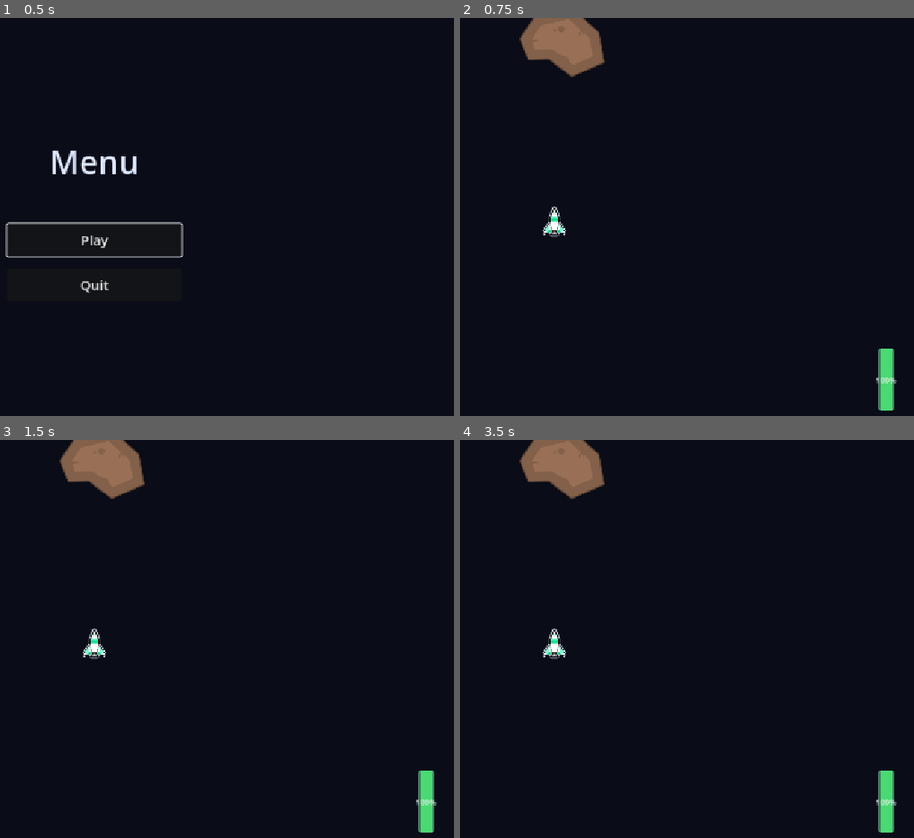
Above: before the commit, frames 1-4 (two rows, left to right).
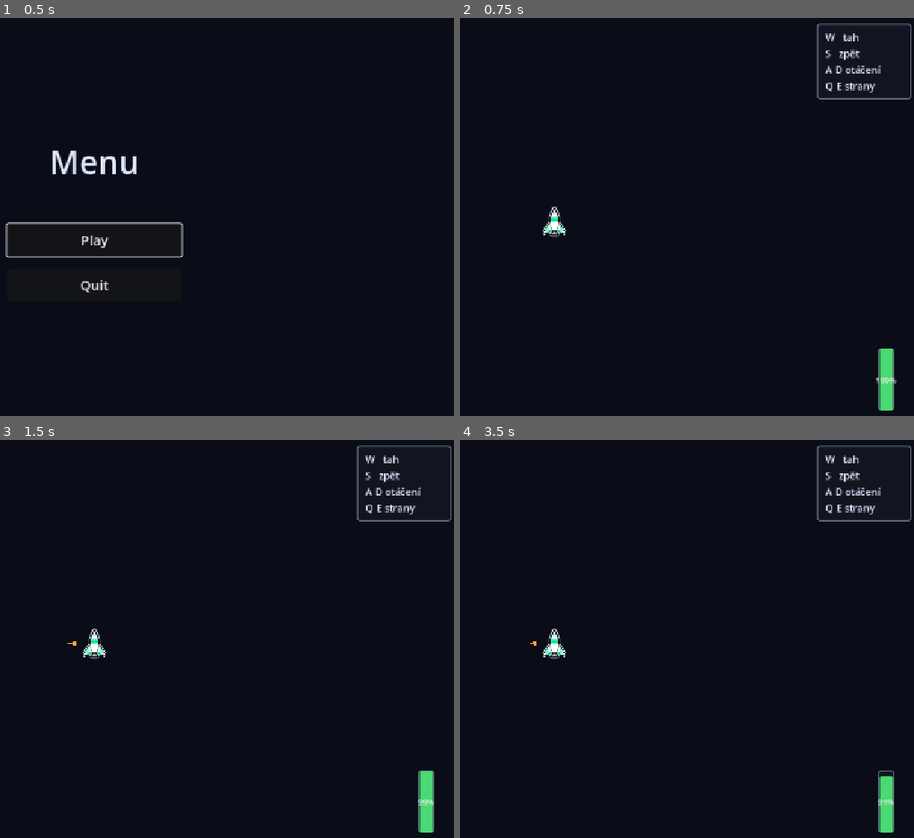
Above: after the commit, the same moments.

Repository: stopka007/Bakalarska-prace
Game: Godot game, scene res://MainScenes/main_menu.tscn
Same seed, same stepped clock (60 frames per second), same inputs: the game is played once before the commit and once after it.
Inputs:
- Up to frame 1 (0.5 s): no input
- Up to frame 2 (0.75 s): click "Play" at 0.5 s
- Up to frame 3 (1.5 s): tap Enter at 1.25 s; hold E (strafe_right, bound only after the commit) from 1.28 s (still down)
- Up to frame 4 (3.5 s): tap Space at 2 s; release E (strafe_right, bound only after the commit) at 2.03 s; hold S (thrust_reverse, bound only after the commit) 2.03-2.78 s; tap Enter at 2.75 s; hold E (strafe_right, bound only after the commit) from 2.78 s (still down)

Frame 1 is identical in both runs. In frame 2, 2.8% of the frame differs, in the area x 13-100%, y 0-21%; in frame 3, 2.9%; in frame 4, 3.0%, in the area x 13-100%, y 0-92%.

Commit message:
Pridana fyzika pro telesa

Diff:
--- a/MainScenes/gameplay.tscn
+++ b/MainScenes/gameplay.tscn
@@ -6,6 +6,23 @@
 [ext_resource type="Texture2D" uid="uid://byftwy5i4yn6l" path="res://Textures/meteorSmall.png" id="4_2x61r"]
 [ext_resource type="Script" uid="uid://dg0ttndag1ft2" path="res://Scripts/UI/FuelBar.gd" id="5_fuel"]
 [ext_resource type="PackedScene" uid="uid://b3hs3o4dokdd1" path="res://Scenes/PauseMenu.tscn" id="6_pause"]
+[ext_resource type="Script" uid="uid://dtp3eejcltyct" path="res://Scripts/Entities/GravityHazard.gd" id="7_hazard"]
+
+[sub_resource type="StyleBoxFlat" id="StyleBoxFlat_controls"]
+content_margin_left = 14.0
+content_margin_top = 10.0
+content_margin_right = 14.0
+content_margin_bottom = 10.0
+bg_color = Color(0.0784314, 0.0901961, 0.129412, 0.847059)
+border_width_left = 2
+border_width_top = 2
+border_width_right = 2
+border_width_bottom = 2
+border_color = Color(0.360784, 0.415686, 0.501961, 1)
+corner_radius_top_left = 4
+corner_radius_top_right = 4
+corner_radius_bottom_right = 4
+corner_radius_bottom_left = 4
 
 [sub_resource type="StyleBoxFlat" id="StyleBoxFlat_fuel_bg"]
 bg_color = Color(0.0784314, 0.0901961, 0.129412, 0.847059)
@@ -32,15 +49,15 @@
 
 [node name="Background" type="ColorRect" parent="." unique_id=1640067989]
 z_index = -100
-offset_left = -2856.0
-offset_top = -3387.0
-offset_right = 5144.0
-offset_bottom = 4613.0
+offset_left = -2910.0
+offset_top = -3410.0
+offset_right = 5090.0
+offset_bottom = 4590.0
 mouse_filter = 2
 color = Color(0.0392157, 0.047059, 0.0901961, 1)
 
 [node name="Ship" parent="." unique_id=1785474374 instance=ExtResource("1_ship")]
-position = Vector2(564, 411)
+position = Vector2(576, 614)
 
 [node name="Camera2D" type="Camera2D" parent="Ship" unique_id=1782656555]
 
@@ -53,6 +70,28 @@
 offset_bottom = 130.0
 script = ExtResource("2_hud")
 ship = NodePath("../../Ship")
+
+[node name="Controls" type="PanelContainer" parent="HUD" unique_id=1848769938]
+anchors_preset = -1
+anchor_left = 1.0580001
+anchor_top = -0.075
+anchor_right = 1.0580001
+anchor_bottom = -0.075
+offset_left = -222.81616
+offset_top = 57.600002
+offset_right = -70.81616
+offset_bottom = 178.6
+grow_horizontal = 0
+theme_override_styles/panel = SubResource("StyleBoxFlat_controls")
+
+[node name="Label" type="Label" parent="HUD/Controls" unique_id=1156757753]
+layout_mode = 2
+theme_override_colors/font_color = Color(0.870588, 0.909804, 1, 1)
+theme_override_font_sizes/font_size = 16
+text = "W   tah
+S   zpět
+A D otáčení
+Q E strany"
 
 [node name="FuelBar" type="ProgressBar" parent="HUD" unique_id=1165107407 node_paths=PackedStringArray("ship")]
 anchors_preset = -1
@@ -74,11 +113,49 @@
 ship = NodePath("../../Ship")
 
 [node name="MeteorBig" type="Sprite2D" parent="." unique_id=649507616]
-position = Vector2(576, 126)
+position = Vector2(373.00003, 162)
+scale = Vector2(0.99264705, 0.9864865)
 texture = ExtResource("3_3tnba")
+script = ExtResource("7_hazard")
+body_mass = 500.0
+
+[node name="MeteorBig4" type="Sprite2D" parent="." unique_id=338710569]
+position = Vector2(734, -305.99997)
+scale = Vector2(0.99264705, 0.9864865)
+texture = ExtResource("3_3tnba")
+script = ExtResource("7_hazard")
+body_mass = 500.0
+
+[node name="MeteorBig2" type="Sprite2D" parent="." unique_id=1146333795]
+position = Vector2(329.99997, -93)
+scale = Vector2(0.99264705, 0.9864865)
+texture = ExtResource("3_3tnba")
+script = ExtResource("7_hazard")
+body_mass = 500.0
+
+[node name="MeteorBig3" type="Sprite2D" parent="." unique_id=488040720]
+position = Vector2(943, -119.99997)
+scale = Vector2(0.99264705, 0.9864865)
+texture = ExtResource("3_3tnba")
+script = ExtResource("7_hazard")
+body_mass = 500.0
 
 [node name="MeteorSmall" type="Sprite2D" parent="." unique_id=1852245051]
-position = Vector2(522, -279)
+position = Vector2(692, 51)
 texture = ExtResource("4_2x61r")
+script = ExtResource("7_hazard")
+body_mass = 50.0
+
+[node name="MeteorSmall2" type="Sprite2D" parent="." unique_id=1756558283]
+position = Vector2(685, -55)
+texture = ExtResource("4_2x61r")
+script = ExtResource("7_hazard")
+body_mass = 50.0
+
+[node name="MeteorSmall3" type="Sprite2D" parent="." unique_id=1257579025]
+position = Vector2(595, -74)
+texture = ExtResource("4_2x61r")
+script = ExtResource("7_hazard")
+body_mass = 50.0
 
 [node name="PauseMenu" parent="." unique_id=2083198429 instance=ExtResource("6_pause")]
--- a/Scenes/Ship.tscn
+++ b/Scenes/Ship.tscn
@@ -17,6 +17,36 @@
 polygon = PackedVector2Array(-9, 0, 9, 0, 0, 30)
 script = ExtResource("2_flame")
 
+[node name="FlameReverse" type="Polygon2D" parent="."]
+visible = false
+position = Vector2(0, -30)
+rotation = 3.1415927
+color = Color(1, 0.639216, 0.239216, 1)
+polygon = PackedVector2Array(-9, 0, 9, 0, 0, 30)
+script = ExtResource("2_flame")
+channel = 1
+size_scale = 0.4
+
+[node name="FlameStrafeLeft" type="Polygon2D" parent="."]
+visible = false
+position = Vector2(30, 2)
+rotation = -1.5707964
+color = Color(1, 0.639216, 0.239216, 1)
+polygon = PackedVector2Array(-9, 0, 9, 0, 0, 30)
+script = ExtResource("2_flame")
+channel = 2
+size_scale = 0.4
+
+[node name="FlameStrafeRight" type="Polygon2D" parent="."]
+visible = false
+position = Vector2(-30, 2)
+rotation = 1.5707964
+color = Color(1, 0.639216, 0.239216, 1)
+polygon = PackedVector2Array(-9, 0, 9, 0, 0, 30)
+script = ExtResource("2_flame")
+channel = 3
+size_scale = 0.4
+
 [node name="CollisionShape2D" type="CollisionShape2D" parent="." unique_id=346371230]
 position = Vector2(0, 4)
 shape = SubResource("CircleShape2D_hull")
--- /dev/null
+++ b/Scripts/Entities/GravityHazard.gd
@@ -0,0 +1,141 @@
+class_name GravityHazard
+extends GravityBody
+
+## Zdroj gravitace, který je zároveň smrtelnou překážkou.
+##
+## Skript je záměrně nezávislý na konkrétní textuře. Přihodíš ho v editoru
+## na libovolný `Sprite2D` (nebo jiný `Node2D` se sprite potomkem) a objekt
+## se zaregistruje jako gravitační těleso (`GravityBody`) a dostane kolizní
+## `Area2D`. Loď už `Area2D` má – při nárazu se hra vrátí do hlavního menu.
+##
+## `GravityField` se nepoužívá jako komponenta na objekt: to je jen výpočet
+## zrychlení. Tento skript rozšiřuje `GravityBody`, odkud gravitaci bere.
+
+
+## Scéna, na kterou se přepne po nárazu lodi.
+@export_file("*.tscn") var menu_scene_path: String = "res://MainScenes/main_menu.tscn"
+
+## Vypnutím objekt gravitaci dál působí, ale náraz už hru neukončí.
+@export var lethal_on_contact: bool = true
+
+## Kolizní poloměr [px]. 0 = spočítat z textury (polovina delší strany).
+@export_range(0.0, 2000.0, 1.0, "or_greater") var collision_radius: float = 0.0
+
+## Škálování automatického poloměru (1 = opsaná kružnice kolem textury).
+@export_range(0.1, 2.0, 0.05) var collision_scale: float = 0.9
+
+
+# Zámek, aby se scéna při trvajícím překryvu nepřepínala opakovaně.
+var _returning_to_menu: bool = false
+
+
+func _ready() -> void:
+	super._ready()
+	_setup_collision()
+
+
+## Doplní (nebo znovupoužije) Area2D s kruhovou kolizí a napojí signály.
+func _setup_collision() -> void:
+	var area: Area2D = _resolve_area()
+	area.monitoring = true
+	area.monitorable = true
+
+	var shape_node: CollisionShape2D = _resolve_shape(area)
+	var circle: CircleShape2D = shape_node.shape as CircleShape2D
+	if circle == null:
+		circle = CircleShape2D.new()
+		shape_node.shape = circle
+	circle.radius = _compute_radius()
+
+	if not area.area_entered.is_connected(_on_area_entered):
+		area.area_entered.connect(_on_area_entered)
+	if not area.body_entered.is_connected(_on_body_entered):
+		area.body_entered.connect(_on_body_entered)
+
+
+## Když je skript na Area2D, použije ji. Jinak vytvoří potomka `HazardArea`.
+func _resolve_area() -> Area2D:
+	# Přes Node, protože parser neví, že skript může viset na Area2D/Sprite2D.
+	var node: Node = self
+	if node is Area2D:
+		return node as Area2D
+
+	var existing: Area2D = get_node_or_null("HazardArea") as Area2D
+	if existing != null:
+		return existing
+
+	var area := Area2D.new()
+	area.name = "HazardArea"
+	add_child(area)
+	return area
+
+
+## Najde existující CollisionShape2D, nebo ho vytvoří.
+func _resolve_shape(area: Area2D) -> CollisionShape2D:
+	for child in area.get_children():
+		if child is CollisionShape2D:
+			return child as CollisionShape2D
+
+	var shape_node := CollisionShape2D.new()
+	shape_node.name = "CollisionShape2D"
+	area.add_child(shape_node)
+	return shape_node
+
+
+## Poloměr z inspektoru, případně z textury sprite uzel.
+func _compute_radius() -> float:
+	if collision_radius > 0.0:
+		return collision_radius
+
+	var sprite: Sprite2D = _find_sprite()
+	if sprite == null or sprite.texture == null:
+		return maxf(surface_radius, 8.0)
+
+	var size: Vector2 = sprite.texture.get_size() * sprite.scale.abs()
+	return maxf(size.x, size.y) * 0.5 * collision_scale
+
+
+## Sprite může být samotný uzel se skriptem, nebo jeho potomek.
+func _find_sprite() -> Sprite2D:
+	# Přes Node, protože parser neví, že skript může viset na Sprite2D.
+	var node: Node = self
+	if node is Sprite2D:
+		return node as Sprite2D
+	for child in get_children():
+		if child is Sprite2D:
+			return child as Sprite2D
+	return null
+
+
+func _on_area_entered(area: Area2D) -> void:
+	if _is_player(area):
+		_return_to_menu()
+
+
+func _on_body_entered(body: Node2D) -> void:
+	if _is_player(body):
+		_return_to_menu()
+
+
+func _is_player(node: Node) -> bool:
+	if node == null:
+		return false
+	return node is Ship or node.is_in_group(Ship.GROUP_NAME)
+
+
+## Náraz zahodí rozehranou hru a vrátí hráče do hlavního menu.
+func _return_to_menu() -> void:
+	if not lethal_on_contact or _returning_to_menu:
+		return
+	if menu_scene_path.is_empty():
+		push_warning("GravityHazard: není nastavena cesta ke scéně menu.")
+		return
+
+	_returning_to_menu = true
+	# Pauza z Escape menu by jinak mohla nechat strom zmrazený i po přepnutí.
+	get_tree().paused = false
+
+	var error: Error = get_tree().change_scene_to_file(menu_scene_path)
+	if error != OK:
+		_returning_to_menu = false
+		push_error("GravityHazard: scénu '%s' se nepodařilo načíst (chyba %d)." % [menu_scene_path, error])
--- a/Scripts/Entities/Ship.gd
+++ b/Scripts/Entities/Ship.gd
@@ -12,7 +12,7 @@
 ##  - Loď stojí na místě, dokud hráč nezapne motor. Při nulovém počtu zdrojů
 ##    gravitace ve scéně je celkové zrychlení dáno jen tahem motoru.
 ##
-## Ovládání: W / Nahoru = tah motoru, A / D (Vlevo / Vpravo) = rotace.
+## Ovládání: W = tah vpřed, S = zpětný tah, A / D = rotace, Q / E = stranový tah.
 
 
 ## Skupina, do které se loď registruje, aby si ji uměly dohledat prvky UI.
@@ -20,6 +20,9 @@
 
 ## Vstupní akce (definované v project.godot -> Input Map).
 const ACTION_THRUST: StringName = &"thrust"
+const ACTION_THRUST_REVERSE: StringName = &"thrust_reverse"
+const ACTION_STRAFE_LEFT: StringName = &"strafe_left"
+const ACTION_STRAFE_RIGHT: StringName = &"strafe_right"
 const ACTION_ROTATE_LEFT: StringName = &"rotate_left"
 const ACTION_ROTATE_RIGHT: StringName = &"rotate_right"
 
@@ -33,8 +36,11 @@
 ## Hmotnost lodi [kg]. Spolu s tahem určuje zrychlení: a = thrust_force / ship_mass.
 @export_range(0.1, 100.0, 0.1, "or_greater") var ship_mass: float = 1.0
 
-## Tah motoru [N]. Působí ve směru, kam loď míří.
+## Tah hlavního motoru [N]. Působí ve směru, kam loď míří.
 @export_range(0.0, 2000.0, 1.0, "or_greater") var thrust_force: float = 300.0
+
+## Síla manévrovacích motorů (zpět, doleva, doprava) vůči hlavnímu tahu.
+@export_range(0.0, 1.0, 0.05) var maneuver_thrust_ratio: float = 0.5
 
 ## Úhlová rychlost otáčení lodi [°/s].
 @export_range(0.0, 720.0, 5.0) var rotation_speed: float = 160.0
@@ -89,6 +95,13 @@
 
 ## Aktuální míra tahu 0..1 (analogové ovladače umí i mezihodnoty).
 var thrust_level: float = 0.0
+
+## Míra zpětného tahu 0..1. Síla je `thrust_force * maneuver_thrust_ratio`.
+var reverse_thrust_level: float = 0.0
+
+## Míra tahu doleva / doprava 0..1 (v lokálních souřadnicích lodi).
+var strafe_left_level: float = 0.0
+var strafe_right_level: float = 0.0
 
 # Vnitřní stav integrace – jeden znovupoužívaný objekt, bez alokací za snímek.
 var _state: MotionState = MotionState.new()
@@ -131,25 +144,53 @@
 		rotation += deg_to_rad(rotation_speed) * direction * delta
 
 
-## Zjistí míru tahu a odečte palivo. Bez paliva motor nepracuje.
+## Zjistí míru všech motorů a odečte palivo. Bez paliva motory nepracují.
+## Protilehlé směry (W+S, Q+E) se vyruší a palivo se nespálí naprázdno.
 func _handle_thrust(delta: float) -> void:
-	var requested: float = 0.0
+	var forward: float = 0.0
+	var reverse: float = 0.0
+	var left: float = 0.0
+	var right: float = 0.0
 	if _input_available:
-		requested = clampf(Input.get_action_strength(ACTION_THRUST), 0.0, 1.0)
-
-	if fuel_enabled and requested > 0.0:
+		forward = clampf(Input.get_action_strength(ACTION_THRUST), 0.0, 1.0)
+		reverse = clampf(Input.get_action_strength(ACTION_THRUST_REVERSE), 0.0, 1.0)
+		left = clampf(Input.get_action_strength(ACTION_STRAFE_LEFT), 0.0, 1.0)
+		right = clampf(Input.get_action_strength(ACTION_STRAFE_RIGHT), 0.0, 1.0)
+
+	var longitudinal: float = clampf(forward - reverse, -1.0, 1.0)
+	var lateral: float = clampf(right - left, -1.0, 1.0)
+
+	var forward_level: float = maxf(longitudinal, 0.0)
+	var reverse_level: float = maxf(-longitudinal, 0.0)
+	var right_level: float = maxf(lateral, 0.0)
+	var left_level: float = maxf(-lateral, 0.0)
+
+	# Manévrovací motory pálí méně paliva, úměrně své síle.
+	var demand: float = forward_level + maneuver_thrust_ratio * (reverse_level + left_level + right_level)
+
+	if fuel_enabled and demand > 0.0:
 		if current_fuel <= 0.0:
-			requested = 0.0
+			forward_level = 0.0
+			reverse_level = 0.0
+			left_level = 0.0
+			right_level = 0.0
 		else:
-			var needed: float = fuel_consumption * requested * delta
+			var needed: float = fuel_consumption * demand * delta
 			if needed > current_fuel:
-				# Na konci nádrže hoří motor jen po část snímku -> zkrácený tah.
-				requested *= current_fuel / needed
+				# Na konci nádrže hoří motory jen po část snímku -> zkrácený tah.
+				var scale_down: float = current_fuel / needed
+				forward_level *= scale_down
+				reverse_level *= scale_down
+				left_level *= scale_down
+				right_level *= scale_down
 				current_fuel = 0.0
 			else:
 				current_fuel -= needed
 
-	thrust_level = requested
+	thrust_level = forward_level
+	reverse_thrust_level = reverse_level
+	strafe_left_level = left_level
+	strafe_right_level = right_level
 
 
 # --- Fyzika ------------------------------------------------------------------
@@ -196,14 +237,26 @@
 	return total
 
 
-## Zrychlení od motoru: a = F / m ve směru, kam loď míří.
-## Rotace je v rámci jednoho snímku konstantní, takže směr tahu je uvnitř
-## integračního kroku pevný.
+## Zrychlení od motorů: a = F / m.
+## Hlavní tah míří dopředu, zpětný proti němu a stranové doleva/doprava.
+## Manévrovací motory mají sílu `maneuver_thrust_ratio` hlavního tahu.
+## Rotace je v rámci jednoho snímku konstantní, takže směry jsou uvnitř
+## integračního kroku pevné.
 func _thrust_acceleration() -> Vector2:
-	if thrust_level <= 0.0 or ship_mass <= 0.0:
+	if ship_mass <= 0.0:
 		return Vector2.ZERO
-	var magnitude: float = (thrust_force / ship_mass) * thrust_level
-	return LOCAL_FORWARD.rotated(rotation) * magnitude
+	if thrust_level <= 0.0 and reverse_thrust_level <= 0.0 and strafe_left_level <= 0.0 and strafe_right_level <= 0.0:
+		return Vector2.ZERO
+
+	var main: float = thrust_force / ship_mass
+	var maneuver: float = main * maneuver_thrust_ratio
+	var forward_dir: Vector2 = LOCAL_FORWARD.rotated(rotation)
+	var right_dir: Vector2 = Vector2.RIGHT.rotated(rotation)
+	return (
+		forward_dir * main * thrust_level
+		- forward_dir * maneuver * reverse_thrust_level
+		+ right_dir * maneuver * (strafe_right_level - strafe_left_level)
+	)
 
 
 # --- Veřejné API -------------------------------------------------------------
@@ -215,6 +268,9 @@
 	rotation = deg_to_rad(new_rotation_degrees)
 	velocity = new_velocity
 	thrust_level = 0.0
+	reverse_thrust_level = 0.0
+	strafe_left_level = 0.0
+	strafe_right_level = 0.0
 	last_acceleration = Vector2.ZERO
 	current_fuel = max_fuel
 	_state.set_state(new_position, new_velocity)
@@ -255,7 +311,14 @@
 
 
 func _check_input_actions() -> bool:
-	var required: Array[StringName] = [ACTION_THRUST, ACTION_ROTATE_LEFT, ACTION_ROTATE_RIGHT]
+	var required: Array[StringName] = [
+		ACTION_THRUST,
+		ACTION_THRUST_REVERSE,
+		ACTION_STRAFE_LEFT,
+		ACTION_STRAFE_RIGHT,
+		ACTION_ROTATE_LEFT,
+		ACTION_ROTATE_RIGHT,
+	]
 	for action in required:
 		if not InputMap.has_action(action):
 			push_warning(
--- a/Scripts/Visuals/ThrusterFlame.gd
+++ b/Scripts/Visuals/ThrusterFlame.gd
@@ -4,8 +4,14 @@
 ## do fyzikálního výpočtu – vizuál je záměrně oddělen od simulace.
 
 
+## Který motor plamen zobrazuje. Pořadí musí odpovídat výčtu níže.
+@export_enum("Hlavní:0", "Zpětný:1", "Doleva:2", "Doprava:3") var channel: int = 0
+
 ## Loď, jejíž motor sledujeme. Když zůstane prázdné, použije se rodič.
 @export var ship: Ship
+
+## Základní velikost vůči polygonu. Manévrovací plameny jsou menší.
+@export_range(0.05, 2.0, 0.05) var size_scale: float = 1.0
 
 ## Mez, od které se plamen zobrazí.
 @export var visibility_threshold: float = 0.01
@@ -25,11 +31,25 @@
 	if _ship == null:
 		return
 
-	var level: float = _ship.thrust_level
+	var level: float = _read_level()
 	visible = level > visibility_threshold
 	if not visible:
 		return
 
 	# Délka plamene odpovídá míře tahu, drobné kmitání dodává život.
+	# Škáluje se jen lokální Y – uzel je natočený tak, aby Y mířilo ve směru výfuku.
 	var flicker: float = 1.0 + randf_range(-flicker_amount, flicker_amount)
-	scale = Vector2(1.0, level * flicker)
+	scale = Vector2(size_scale, size_scale * level * flicker)
+
+
+## Míra tahu motoru, který tento plamen zobrazuje.
+func _read_level() -> float:
+	match channel:
+		1:
+			return _ship.reverse_thrust_level
+		2:
+			return _ship.strafe_left_level
+		3:
+			return _ship.strafe_right_level
+		_:
+			return _ship.thrust_level
--- a/project.godot
+++ b/project.godot
@@ -25,19 +25,31 @@
 thrust={
 "deadzone": 0.2,
 "events": [Object(InputEventKey,"resource_local_to_scene":false,"resource_name":"","device":-1,"window_id":0,"alt_press …(190 unchanged characters)…
-, Object(InputEventKey,"resource_local_to_scene":false,"resource_name":"","device":-1,"window_id":0,"alt_pressed":false,"shift_pressed":false,"ctrl_pressed":false,"meta_pressed":false,"pressed":false,"keycode":0,"physical_keycode":4194320,"key_label":0,"unicode":0,"location":0,"echo":false,"script":null)
+]
+}
+thrust_reverse={
+"deadzone": 0.2,
+"events": [Object(InputEventKey,"resource_local_to_scene":false,"resource_name":"","device":-1,"window_id":0,"alt_pressed":false,"shift_pressed":false,"ctrl_pressed":false,"meta_pressed":false,"pressed":false,"keycode":0,"physical_keycode":83,"key_label":0,"unicode":0,"location":0,"echo":false,"script":null)
+]
+}
+strafe_left={
+"deadzone": 0.2,
+"events": [Object(InputEventKey,"resource_local_to_scene":false,"resource_name":"","device":-1,"window_id":0,"alt_pressed":false,"shift_pressed":false,"ctrl_pressed":false,"meta_pressed":false,"pressed":false,"keycode":0,"physical_keycode":81,"key_label":0,"unicode":0,"location":0,"echo":false,"script":null)
+]
+}
+strafe_right={
+"deadzone": 0.2,
+"events": [Object(InputEventKey,"resource_local_to_scene":false,"resource_name":"","device":-1,"window_id":0,"alt_pressed":false,"shift_pressed":false,"ctrl_pressed":false,"meta_pressed":false,"pressed":false,"keycode":0,"physical_keycode":69,"key_label":0,"unicode":0,"location":0,"echo":false,"script":null)
 ]
 }
 rotate_left={
 "deadzone": 0.2,
 "events": [Object(InputEventKey,"resource_local_to_scene":false,"resource_name":"","device":-1,"window_id":0,"alt_press …(190 unchanged characters)…
-, Object(InputEventKey,"resource_local_to_scene":false,"resource_name":"","device":-1,"window_id":0,"alt_pressed":false,"shift_pressed":false,"ctrl_pressed":false,"meta_pressed":false,"pressed":false,"keycode":0,"physical_keycode":4194319,"key_label":0,"unicode":0,"location":0,"echo":false,"script":null)
 ]
 }
 rotate_right={
 "deadzone": 0.2,
 "events": [Object(InputEventKey,"resource_local_to_scene":false,"resource_name":"","device":-1,"window_id":0,"alt_press …(190 unchanged characters)…
-, Object(InputEventKey,"resource_local_to_scene":false,"resource_name":"","device":-1,"window_id":0,"alt_pressed":false,"shift_pressed":false,"ctrl_pressed":false,"meta_pressed":false,"pressed":false,"keycode":0,"physical_keycode":4194321,"key_label":0,"unicode":0,"location":0,"echo":false,"script":null)
 ]
 }
 
Not shown, added: Scripts/Entities/GravityHazard.gd.uid
Binary file added: Textures/3230762681.png
Not shown, added: Textures/3230762681.png.import
